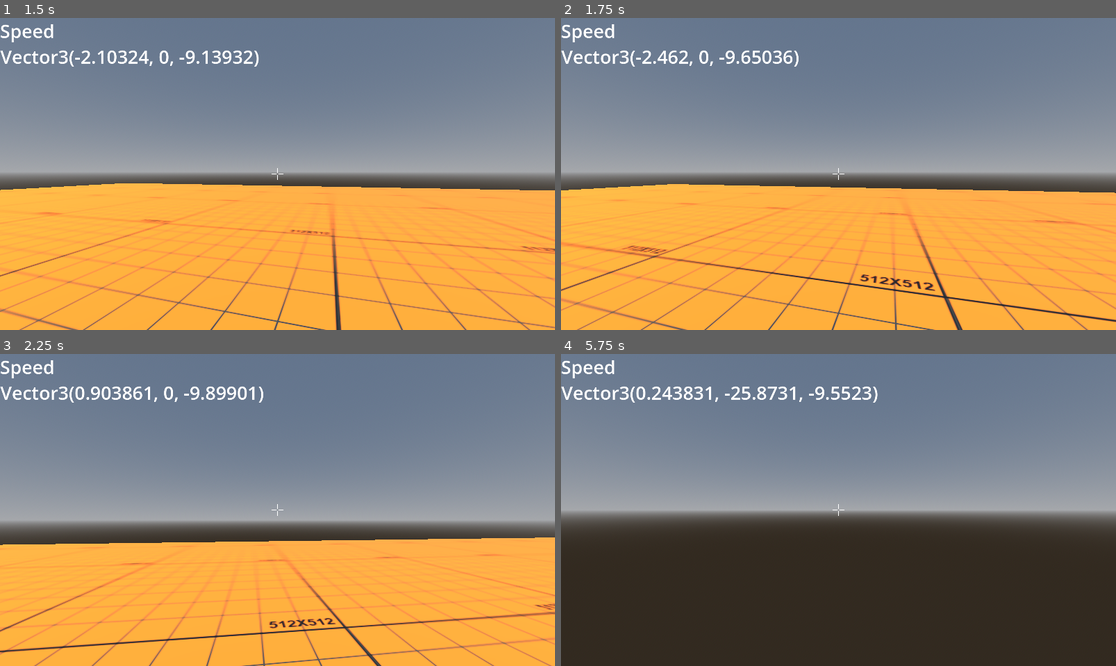
Above: before the commit, frames 1-4 (two rows, left to right).
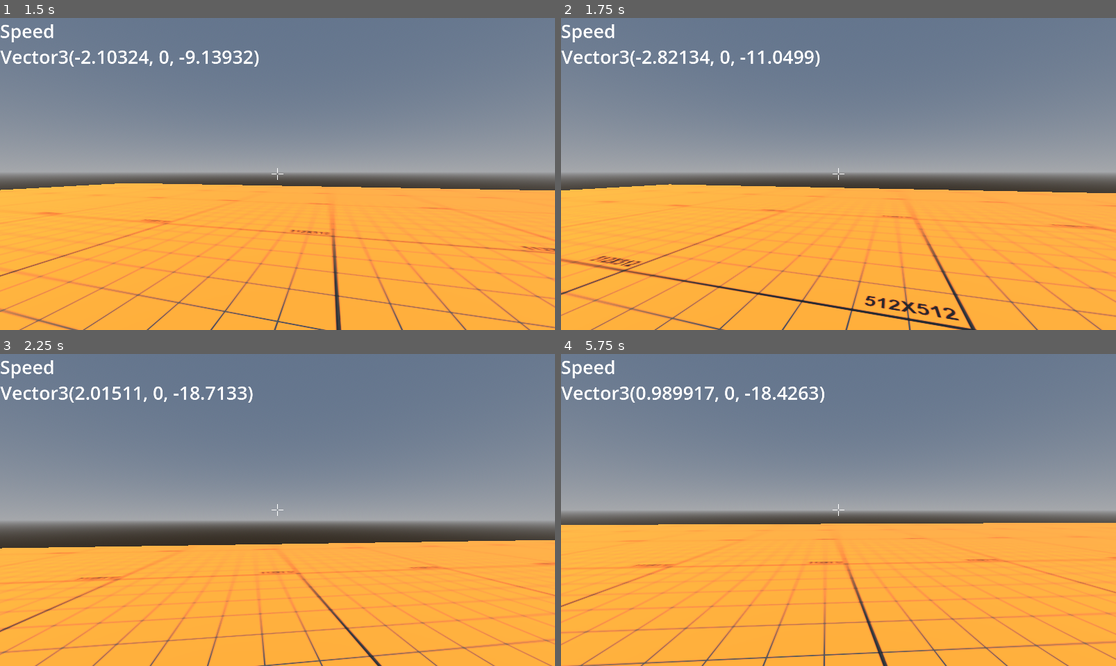
Above: after the commit, the same moments.

Repository: Nyedveg/Hop-Shot
Game: Godot game, scene res://main.tscn
Same seed, same stepped clock (60 frames per second), same inputs: the game is played once before the commit and once after it.
Inputs (mouse positions are in pixels of both pictures, inside the frame that each line leads up to):
- Up to frame 1 (1.5 s): tap Enter at 0.5 s; move the mouse to (305, 174) at 0.52 s; hold Ctrl (crouch) 0.53-1.28 s; hold W (move_forward) from 0.53 s (still down); click (305, 174) at 0.8 s; move the mouse to (249, 174) at 1.27 s; click (249, 174) at 1.35 s
- Up to frame 2 (1.75 s): keep holding W (move_forward); tap Shift (sprint) at 1.55 s
- Up to frame 3 (2.25 s): keep holding W (move_forward); move the mouse to (288, 503) at 2.02 s; hold Shift (sprint) from 2.03 s (still down)
- Up to frame 4 (5.75 s): keep holding W (move_forward); tap Ctrl (crouch) at 2.3, 2.85, 4.55 s; move the mouse to (832, 516) at 2.77 s; release Shift (sprint) at 2.78 s; click (832, 516) at 3.05 s; move the mouse to (877, 513) at 3.52 s; hold Shift (sprint) 3.53-4.28 s; click (877, 513) at 3.6 s; move the mouse to (794, 506) at 4.27 s; tap Q (interact) at 4.35 s; move the mouse to (844, 510) at 5.02 s; hold Shift (sprint) from 5.03 s (still down); click (844, 510) at 5.3 s

Frame 1 is identical in both runs. In frame 2, 7.6% of the frame differs, in the area x 0-100%, y 10-100%; in frame 3, 4.0%; in frame 4, 46%.

Commit message:
Added level template, fixed bugs

Diff:
--- a/Demo.tscn
+++ b/Demo.tscn
@@ -1,5 +1,6 @@
-[gd_scene load_steps=4 format=3 uid="uid://b5yrluw2onqj3"]
+[gd_scene load_steps=7 format=3 uid="uid://b5yrluw2onqj3"]
 
+[ext_resource type="Script" path="res://scripts/Main_level_script.gd" id="1_ds5sq"]
 [ext_resource type="PackedScene" uid="uid://c2h5wi5d0wwxc" path="res://prefabs/player/Player.tscn" id="1_jcyoc"]
 [ext_resource type="Script" path="res://scripts/Action_Listener_DEMO.gd" id="2_x6u6b"]
 
@@ -10,7 +11,14 @@
 emission = Color(0, 0.278431, 0, 1)
 emission_energy_multiplier = 1.84
 
+[sub_resource type="LabelSettings" id="LabelSettings_ec3ys"]
+font_size = 64
+
+[sub_resource type="LabelSettings" id="LabelSettings_1pgho"]
+font_size = 64
+
 [node name="Node3D" type="Node3D"]
+script = ExtResource("1_ds5sq")
 
 [node name="DirectionalLight3D" type="DirectionalLight3D" parent="."]
 transform = Transform3D(-0.866023, -0.433016, 0.250001, 0, 0.499998, 0.866027, -0.500003, 0.749999, -0.43301, 0, 0, 0)
@@ -18,6 +26,8 @@
 
 [node name="CSGBox3D" type="CSGBox3D" parent="."]
 use_collision = true
+collision_layer = 6
+collision_mask = 6
 size = Vector3(55, 0.115, 55)
 material = SubResource("StandardMaterial3D_olof5")
 
@@ -27,6 +37,8 @@
 [node name="CSGBox3D2" type="CSGBox3D" parent="."]
 transform = Transform3D(10, 0, 0, 0, 5, 0, 0, 0, 0.1, 2.099, 2.5, -8.514)
 use_collision = true
+collision_layer = 6
+collision_mask = 6
 
 [node name="ActionListener" type="Node3D" parent="."]
 script = ExtResource("2_x6u6b")
@@ -38,3 +50,17 @@
 
 [node name="spawn_weapon" type="Node3D" parent="."]
 transform = Transform3D(1, 0, 0, 0, 1, 0, 0, 0, 1, 0, 0.619466, -3.30816)
+
+[node name="Label" type="Label" parent="."]
+offset_right = 40.0
+offset_bottom = 23.0
+text = "Speed
+"
+label_settings = SubResource("LabelSettings_ec3ys")
+
+[node name="SpeedLabel" type="Label" parent="."]
+offset_left = 1.0
+offset_top = 89.0
+offset_right = 41.0
+offset_bottom = 112.0
+label_settings = SubResource("LabelSettings_1pgho")
--- a/main.tscn
+++ b/main.tscn
@@ -90,5 +90,5 @@
 offset_bottom = 112.0
 label_settings = SubResource("LabelSettings_a4i52")
 
-[connection signal="shot_fired" from="Player" to="." method="_on_player_shot_fired"]
+[connection signal="player_shot_fired" from="Player" to="." method="_on_player_player_shot_fired"]
 [connection signal="body_entered" from="Death_Zone" to="." method="_on_death_zone_body_entered"]
--- /dev/null
+++ b/prefabs/levels/level_template.tscn
@@ -0,0 +1,58 @@
+[gd_scene load_steps=9 format=3 uid="uid://bul5w0lnjf230"]
+
+[ext_resource type="Script" path="res://scripts/Main_level_script.gd" id="1_tc0dm"]
+[ext_resource type="Texture2D" uid="uid://b6pxv22bf1sx4" path="res://textures/512X512.png" id="2_6b1fb"]
+[ext_resource type="PackedScene" uid="uid://c2h5wi5d0wwxc" path="res://prefabs/player/Player.tscn" id="3_nsvj8"]
+[ext_resource type="PackedScene" uid="uid://bxlhpwp5e5gig" path="res://weapons/weapon.tscn" id="4_gq7sd"]
+[ext_resource type="PackedScene" uid="uid://pegiaoi4sodn" path="res://prefabs/death_zone.tscn" id="5_h46ue"]
+
+[sub_resource type="StandardMaterial3D" id="StandardMaterial3D_xhfb4"]
+albedo_texture = ExtResource("2_6b1fb")
+uv1_scale = Vector3(0.2, 0.2, 0.2)
+uv1_triplanar = true
+
+[sub_resource type="LabelSettings" id="LabelSettings_aqurh"]
+font_size = 64
+
+[sub_resource type="LabelSettings" id="LabelSettings_pvu24"]
+font_size = 64
+
+[node name="Level_template" type="Node3D"]
+script = ExtResource("1_tc0dm")
+
+[node name="DirectionalLight3D" type="DirectionalLight3D" parent="."]
+transform = Transform3D(-0.866024, -0.433016, 0.250001, 0, 0.499998, 0.866026, -0.500003, 0.749999, -0.43301, 0, 8.72539, 0)
+shadow_enabled = true
+
+[node name="CSGBox3D" type="CSGBox3D" parent="." groups=["shootable"]]
+use_collision = true
+collision_layer = 6
+collision_mask = 6
+size = Vector3(136.504, 0.115, 55)
+material = SubResource("StandardMaterial3D_xhfb4")
+
+[node name="Player" parent="." instance=ExtResource("3_nsvj8")]
+transform = Transform3D(1, 0, 0, 0, 1, 0, 0, 0, 1, 0, 1, 0)
+
+[node name="weapon" parent="." instance=ExtResource("4_gq7sd")]
+transform = Transform3D(1, 0, 0, 0, 1, 0, 0, 0, 1, 1.80221, 0.0575008, 4.6292)
+
+[node name="Death_Zone" parent="." instance=ExtResource("5_h46ue")]
+transform = Transform3D(1, 0, 0, 0, 1, 0, 0, 0, 1, 0, -71, 0)
+
+[node name="Label" type="Label" parent="."]
+offset_right = 40.0
+offset_bottom = 23.0
+text = "Speed
+"
+label_settings = SubResource("LabelSettings_aqurh")
+
+[node name="SpeedLabel" type="Label" parent="."]
+offset_left = 1.0
+offset_top = 89.0
+offset_right = 41.0
+offset_bottom = 112.0
+label_settings = SubResource("LabelSettings_pvu24")
+
+[connection signal="player_shot_fired" from="Player" to="." method="_on_player_player_shot_fired"]
+[connection signal="body_entered" from="Death_Zone" to="." method="_on_death_zone_body_entered"]
--- a/prefabs/player/Player.gd
+++ b/prefabs/player/Player.gd
@@ -31,10 +31,8 @@
 #IMPROTANT VARIABLES FOR PLAYER MOVEMENT.
 var is_forward_moving = false
 var direction = Vector3()
-#WEAPON VARIABLES
-var damage = 100
 
-signal shot_fired(position)
+signal player_shot_fired(pos)
 
 # PLAYER.
 @onready var head := $Head
@@ -42,8 +40,6 @@
 @onready var player_capsule := $CollisionShape3D
 @onready var head_check := $Head_check
 @onready var hand = $Head/Camera3D/Hand
-@onready var aimcast = $Head/Camera3D/AimCast
-@onready var hand_anim = $Head/Camera3D/Hand/AnimationPlayer
 
 # Dictionary of weapon scenes
 var weapons = {
@@ -71,7 +67,6 @@
 		head.rotate_x(deg_to_rad(-event.relative.y * mouse_sense))
 		head.rotation.x = clamp(head.rotation.x, deg_to_rad(-90.0), deg_to_rad(90.0))
 
-
 func weapon_drop():
 	if Input.is_action_just_pressed("interact"):
 		if ! $Head/Camera3D/Hand.get_children().is_empty():
@@ -89,21 +84,12 @@
 	weapon_drop()
 	# ADDS CROUCHING TO THE PLAYER MEANING IT CALLS THE CROUCH FUNCTION WHICH WE MADE.
 	crouch(delta)
-	#WEAPON SHOOTING
-	if Input.is_action_just_pressed("fire"):
-		if !hand_anim.is_playing():
-			hand_anim.play("firing_animation")
-		if aimcast.is_colliding() && aimcast.get_collider().is_in_group("shootable"):
-			emit_signal("shot_fired", aimcast.get_collision_point())
-			var projectile_vector = position - aimcast.get_collision_point()
-			velocity += projectile_vector / 10
 
 	# IF ESCAPE IS PRESSED IT WILL SHOW THE MOUSE CURSOR.
 	if Input.is_action_just_pressed("ui_cancel"):
 		Input.set_mouse_mode(Input.MOUSE_MODE_VISIBLE)
 	#GET KEYBOARD INPUT.
 	direction = Vector3.ZERO
-	speed = normal_speed
 	# GETS KEYBOARD INPUT.
 	# GET THE INPUT DIRECTION AND HANDLE THE MOVEMENT/DECELERATION.
 	# AS GOOD PRACTICE, YOU SHOULD REPLACE UI ACTIONS WITH CUSTOM GAMEPLAY ACTIONS.
@@ -116,11 +102,14 @@
 	#SWITCHING BETWEEN SPEEDS
 	if Input.is_action_pressed("sprint") and is_forward_moving:
 		speed = sprint_speed
-	if Input.is_action_pressed("crouch") and Input.is_action_pressed("sprint"):
+	elif Input.is_action_pressed("crouch") and Input.is_action_pressed("sprint"):
 		speed = normal_speed
 	# ADDS JUMPING AND GRAVITY.
-	if Input.is_action_pressed("crouch"):
+	elif Input.is_action_pressed("crouch"):
 		speed = crouch_move_speed
+	else:
+		speed = normal_speed
+
 	if not is_on_floor():
 		accel = accel_in_air
 		velocity.y -= gravity * delta * 2
@@ -150,7 +139,11 @@
 		player_capsule.shape.height -= crouch_speed * delta
 	elif not colliding:
 		# IT WILL INCREASE THE SIZE OF THE CAPSULE BY THE CROUCHING SPEED AND RESETS THE JUMP VALUE.
-		sprint_speed = 10.0
+		sprint_speed = 20.0
 		jump_velocity = 4.5
 		player_capsule.shape.height += crouch_speed * delta
 	player_capsule.shape.height = clamp(player_capsule.shape.height, crouch_height,normal_height)
+
+
+func _on_weapon_handler_shot_fired(pos):
+	emit_signal("player_shot_fired", pos)
--- a/prefabs/player/Player.tscn
+++ b/prefabs/player/Player.tscn
@@ -1,7 +1,8 @@
-[gd_scene load_steps=9 format=3 uid="uid://c2h5wi5d0wwxc"]
+[gd_scene load_steps=10 format=3 uid="uid://c2h5wi5d0wwxc"]
 
 [ext_resource type="Script" path="res://prefabs/player/Player.gd" id="1_8knlq"]
 [ext_resource type="Texture2D" uid="uid://oh70s64d6ot7" path="res://textures/temp_crosshair.png" id="2_b0r1b"]
+[ext_resource type="Script" path="res://prefabs/player/Weapon_handler_script.gd" id="2_rsuso"]
 
 [sub_resource type="CapsuleShape3D" id="CapsuleShape3D_kjnyq"]
 
@@ -14,38 +15,37 @@
 background_mode = 2
 sky = SubResource("Sky_xnenq")
 
-[sub_resource type="Animation" id="Animation_vwggl"]
+[sub_resource type="Animation" id="Animation_o8d01"]
 resource_name = "firing_animation"
-length = 0.07
-step = 0.01
+length = 0.5
 tracks/0/type = "value"
 tracks/0/imported = false
 tracks/0/enabled = true
-tracks/0/path = NodePath(".:position")
+tracks/0/path = NodePath(".:rotation")
 tracks/0/interp = 1
 tracks/0/loop_wrap = true
 tracks/0/keys = {
-"times": PackedFloat32Array(0, 0.0001, 0.01, 0.06, 0.07),
-"transitions": PackedFloat32Array(1, 1, 1, 1, 1),
+"times": PackedFloat32Array(0, 0.3, 0.5),
+"transitions": PackedFloat32Array(1, 0.594603, 1),
 "update": 0,
-"values": [Vector3(0.180779, -0.0996468, -0.185), Vector3(0.180779, -0.0996468, -0.185), Vector3(0.181, -0.1, -0.195), Vector3(0.181, -0.1, -0.18), Vector3(0.181, -0.1, -0.185)]
+"values": [Vector3(0, 0, 0), Vector3(0, 1.50971, 0), Vector3(0, 0, 0)]
 }
 tracks/1/type = "value"
 tracks/1/imported = false
 tracks/1/enabled = true
-tracks/1/path = NodePath(".:rotation")
+tracks/1/path = NodePath(".:position")
 tracks/1/interp = 1
 tracks/1/loop_wrap = true
 tracks/1/keys = {
-"times": PackedFloat32Array(0, 0.01, 0.06, 0.07),
-"transitions": PackedFloat32Array(1, 1, 1, 1),
+"times": PackedFloat32Array(0, 0.3, 0.5),
+"transitions": PackedFloat32Array(1, 0.258816, 1),
 "update": 0,
-"values": [Vector3(0, 0, 0), Vector3(0.0523599, 0, 0), Vector3(-0.0174533, 0, 0), Vector3(0, 0, 0)]
+"values": [Vector3(0.180779, -0.0996468, -0.185), Vector3(0.251, -0.1, -0.185), Vector3(0.180779, -0.0996468, -0.185)]
 }
 
-[sub_resource type="AnimationLibrary" id="AnimationLibrary_gaa7c"]
+[sub_resource type="AnimationLibrary" id="AnimationLibrary_goww4"]
 _data = {
-"firing_animation": SubResource("Animation_vwggl")
+"firing_animation": SubResource("Animation_o8d01")
 }
 
 [node name="Player" type="CharacterBody3D" groups=["movable"]]
@@ -60,23 +60,27 @@
 [node name="Head" type="Node3D" parent="."]
 transform = Transform3D(1, 0, 0, 0, 1, 0, 0, 0, 1, 0, 0.6, 0)
 
+[node name="Weapon_handler" type="Node3D" parent="Head"]
+script = ExtResource("2_rsuso")
+
 [node name="Camera3D" type="Camera3D" parent="Head"]
 environment = SubResource("Environment_oslwl")
 near = 0.001
+
+[node name="AimCast" type="RayCast3D" parent="Head/Camera3D"]
+transform = Transform3D(0.24, 0, 0, 0, 0.24, 0, 0, 0, 0.24, 0.180779, -0.0996468, -0.185)
+target_position = Vector3(0, 0, -50)
+collision_mask = 4
 
 [node name="Hand" type="Node3D" parent="Head/Camera3D"]
 transform = Transform3D(1, 0, 0, 0, 1, 0, 0, 0, 1, 0.180779, -0.0996468, -0.185)
 
 [node name="AnimationPlayer" type="AnimationPlayer" parent="Head/Camera3D/Hand"]
 libraries = {
-"": SubResource("AnimationLibrary_gaa7c")
+"": SubResource("AnimationLibrary_goww4")
 }
 
-[node name="AimCast" type="RayCast3D" parent="Head/Camera3D"]
-target_position = Vector3(0, 0, -50)
-collision_mask = 4
-
-[node name="TextureRect" type="TextureRect" parent="Head/Camera3D"]
+[node name="Crosshair" type="TextureRect" parent="Head/Camera3D"]
 anchors_preset = 8
 anchor_left = 0.5
 anchor_top = 0.5
@@ -95,5 +99,4 @@
 target_position = Vector3(0, 1, 0)
 collision_mask = 2
 
-[node name="Node3D" type="Node3D" parent="."]
-transform = Transform3D(1, 0, 0, 0, 1, 0, 0, 0, 1, 0, -0.407248, -1)
+[connection signal="shot_fired" from="Head/Weapon_handler" to="." method="_on_weapon_handler_shot_fired"]
--- /dev/null
+++ b/prefabs/player/Weapon_handler_script.gd
@@ -0,0 +1,23 @@
+extends Node3D
+
+signal shot_fired(pos)
+
+@onready var player = $"../.."
+@onready var hand_anim = $"../Camera3D/Hand/AnimationPlayer"
+@onready var aimcast = $"../Camera3D/AimCast"
+
+# Called when the node enters the scene tree for the first time.
+func _ready():
+	pass # Replace with function body.
+
+
+# Called every frame. 'delta' is the elapsed time since the previous frame.
+func _physics_process(_delta):
+	#WEAPON SHOOTING
+	if Input.is_action_just_pressed("fire"):
+		if !hand_anim.is_playing():
+			hand_anim.play("firing_animation")
+			if aimcast.is_colliding() && aimcast.get_collider().is_in_group("shootable"):
+				emit_signal("shot_fired", aimcast.get_collision_point())
+				var projectile_vector = position - aimcast.get_collision_point()
+				player.velocity += projectile_vector / 10
--- a/scripts/Main_level_script.gd
+++ b/scripts/Main_level_script.gd
@@ -8,12 +8,13 @@
 func _ready():
 	pass # Replace with function body.
 
-
 # Called every frame. 'delta' is the elapsed time since the previous frame.
 func _process(_delta):
 	speed_label.text = var_to_str(player.velocity)
+	pass
 
-func _on_player_shot_fired(pos):
+# A signal emmited by the player, when the weapon gets shot
+func _on_player_player_shot_fired(pos):
 	var collider = collider_obj.instantiate()
 	add_child(collider)
 	collider.position = pos
--- a/scripts/bullet_collider_script.gd
+++ b/scripts/bullet_collider_script.gd
@@ -1,8 +1,8 @@
 extends CSGSphere3D
 
-@export var x_speed = 7
-@export var z_speed = 7
-@export var y_speed = 12
+@export var x_speed = 10
+@export var z_speed = 10
+@export var y_speed = 17
 
 @onready var timer = $Timer
 
Not shown, added: data/export_presets.cfg
